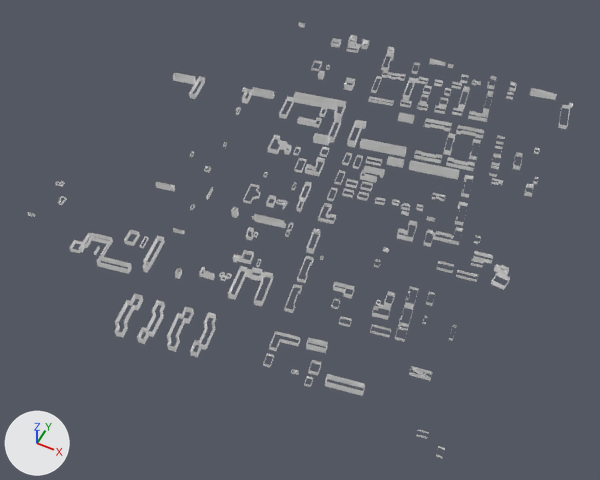
The glTF model MapData/meshes/bld_khrush_0_3.glb as it was, and as the next commit left it.
Before and after are seen from a 50 mm camera at (-923.0, 311.0, 1376.0) aimed at (-1463.0, 1393.0, 24.0). Every picture has the same lights, and +X, +Y and +Z are marked at lower left. The picture after the commit comes second. Vertices at exactly the same position are counted once.

Objects in the first picture: 'geometry_0'.
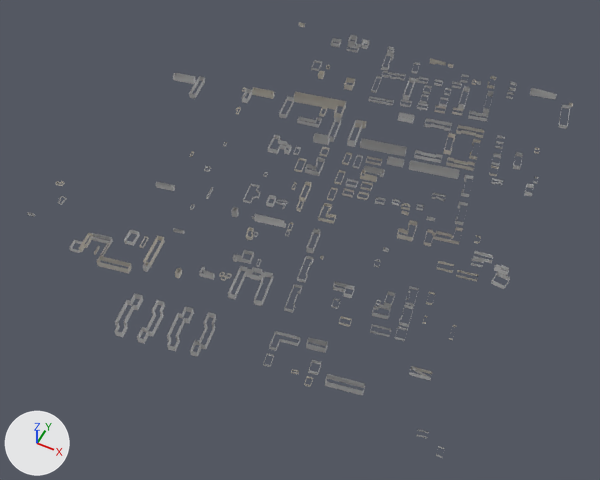
Boxes (x1, y1, x2, y2) around the edits, measured in the pictures (600 x 480 px):
'geometry_0', recoloured: (27, 22, 573, 458) in both

What changed in the scene script:
```text
Change mat_bld_khrush:
    where n0 = _N.new('ShaderNodeBsdfPrincipled'); n0.name = 'Principled BSDF'
    remove n0.inputs[0].default_value = (1.0, 1.0, 1.0, 1.0)  # 'Base Color', white #ffffff
    add n2 = _N.new('ShaderNodeVertexColor'); n2.name = 'Color Attribute'
    add _L.new(n2.outputs[0], n0.inputs[0])  # 'Color' to 'Base Color'
Change me_geometry_0:
    used by ob_geometry_0; location = (0.0, 0.0, 0.0)
    remove me_geometry_0.from_pydata(...)  # 2018 vertices, 2022 faces; spans x -1983.0..-1004.0, y 964.0..2016.0, z 95.0..132.0
    add me_geometry_0.from_pydata(...)  # 2018 vertices, 2022 faces; spans x -1983.0..-1004.0, y 964.0..2016.0, z 96.0..132.0
    me_geometry_0 part 1: vertex colours changed
    edits to the shape of me_geometry_0 do not show in these pictures
```
